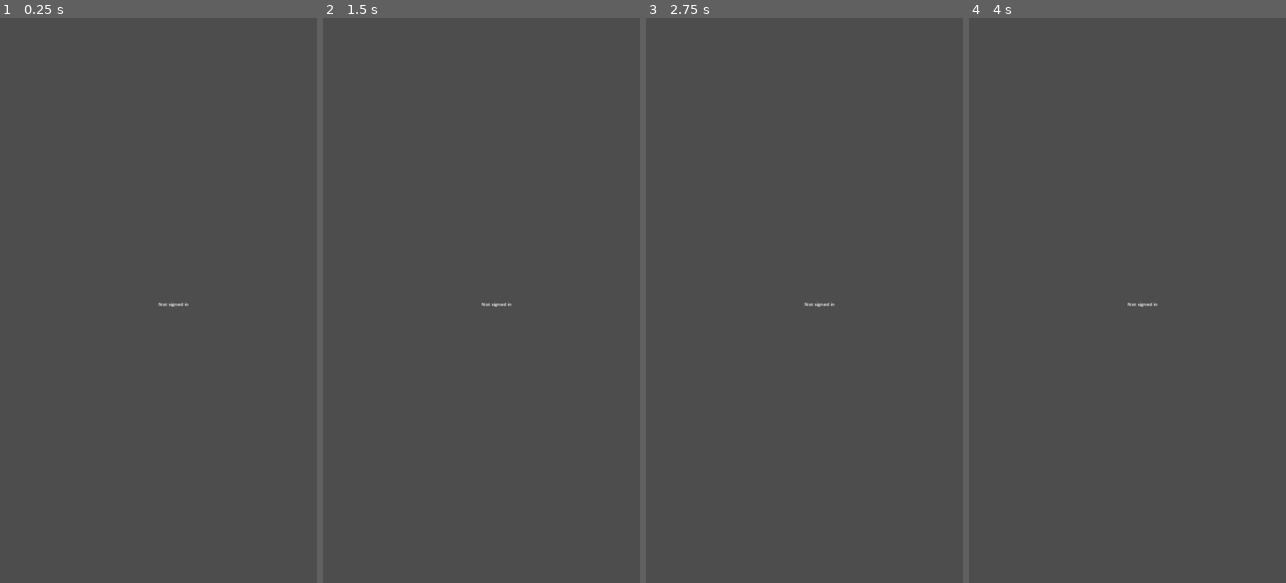
Above: before the commit, frames 1-4 (left to right).
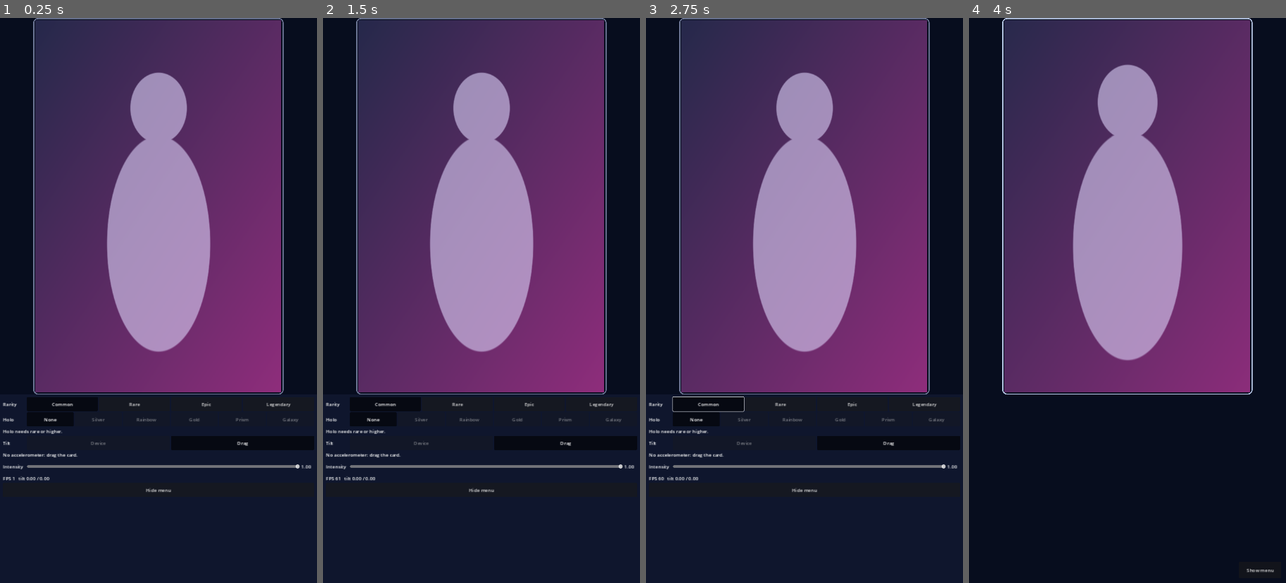
Above: after the commit, the same moments.

Repository: MidnightVisitor69/Midnight-Visitor
Game: Godot game, scene res://scenes/main.tscn
Same seed, same stepped clock (60 frames per second), same inputs: the game is played once before the commit and once after it.
Inputs (mouse positions are in pixels of both pictures, inside the frame that each line leads up to):
- Up to frame 1 (0.25 s): no input
- Up to frame 2 (1.5 s): click (481, 492) at 0.5 s, where only the run after the commit has a clickable "Hide menu"; click (614, 571) at 1.25 s, where only the run after the commit has a clickable "Show menu"
- Up to frame 3 (2.75 s): click (709, 402) at 2 s, where only the run after the commit has a clickable "Common"
- Up to frame 4 (4 s): click (1102, 402) at 2.75 s, where only the run after the commit has a clickable "Rare"; click (1127, 481) at 3.5 s, where only the run after the commit has a clickable "Hide menu"

The runs differ from the first frame. In frame 1, 100% of the frame differs, in the area x 0-100%, y 0-100%; in frame 2, 100%; in frame 3, 100%; in frame 4, 100%.

Commit message:
T-003: holo test scene + debug menu behind dev flag

Diff:
--- /dev/null
+++ b/client/scenes/dev/holo_test.tscn
@@ -0,0 +1,10 @@
+[gd_scene load_steps=2 format=3]
+
+[ext_resource type="Script" path="res://scripts/dev/holo_test.gd" id="1"]
+
+[node name="HoloTest" type="Control"]
+layout_mode = 3
+anchors_preset = 15
+anchor_right = 1.0
+anchor_bottom = 1.0
+script = ExtResource("1")
--- /dev/null
+++ b/client/scripts/dev/dev_flags.gd
@@ -0,0 +1,9 @@
+extends RefCounted
+## Dev-only switches. This file must be flipped back before a release: the holo
+## test bench is a developer tool, not a game screen, and must never ship
+## enabled (AGENTS.md next task 2, .task.md). Kept as plain consts so a test can
+## read the routing decision without swapping scenes.
+
+
+## Boot straight into the holo test scene instead of the normal main scene.
+const START_IN_HOLO_TEST := true
--- /dev/null
+++ b/client/scripts/dev/holo_test.gd
@@ -0,0 +1,469 @@
+extends Control
+## Dev-only holo test bench (AGENTS.md next task 2): one placeholder CardView
+## plus a plain debug menu to switch rarity, foil variant, tilt source and foil
+## intensity. Stock Godot controls on purpose: design tokens do not exist yet
+## (AGENTS.md next task 3) and this screen must never ship enabled
+## (gate: DevFlags.START_IN_HOLO_TEST).
+##
+## State lives here and nowhere else; every control writes through one set_
+## method, which keeps the menu and the CardView from disagreeing.
+
+const CardViewScene := preload("res://scenes/card/card_view.tscn")
+
+const RARITIES: Array[String] = ["common", "rare", "epic", "legendary"]
+const TILT_SOURCES: Array[String] = ["device", "drag"]
+## Android's minimum tap target; the menu lives in the thumb zone.
+const MIN_TAP_DP := 48
+## Card fills ~80% of the phone width, portrait 2:3.
+const CARD_WIDTH_FRACTION := 0.8
+const CARD_ASPECT := 1.5
+## Menu occupies the bottom third of the screen.
+const MENU_TOP := 2.0 / 3.0
+
+const BG_COLOR := Color(0.03, 0.05, 0.12)
+const MENU_COLOR := Color(0.06, 0.09, 0.18, 0.94)
+
+# --- state -----------------------------------------------------------------
+
+var rarity := "common"
+var variant := "none"
+var tilt_source := "drag"
+var intensity := 1.0
+var menu_visible := true
+
+var _art: Dictionary = {}
+var _card: CardView
+var _menu: PanelContainer
+var _show_button: Button
+var _slider: HSlider
+var _int_value: Label
+var _note_holo: Label
+var _note_tilt: Label
+var _readout: Label
+var _rarity_buttons: Dictionary = {}
+var _holo_buttons: Dictionary = {}
+var _tilt_buttons: Dictionary = {}
+var _controls: Array[Control] = []
+
+var _built := false
+var _dragging := false
+var _drag_accum := Vector2.ZERO
+var _drag_target := Vector2.ZERO
+var _drag_tilt := Vector2.ZERO
+
+## Placeholder textures are expensive to draw; one cache shared by every
+## instance (the screenshot run and each test build the bench).
+static var _art_cache: Dictionary = {}
+
+
+# --- pure rules ------------------------------------------------------------
+
+## Variants the rarity may show. Commons only get "none" (AGENTS.md holo rule).
+static func allowed_variants(p_rarity: String) -> PackedStringArray:
+	if p_rarity == "common":
+		return PackedStringArray(["none"])
+	return PackedStringArray(HoloVariants.VARIANTS)
+
+
+## Drive tilt from the accelerometer only when there is one.
+static func has_accelerometer() -> bool:
+	return OS.has_feature("mobile")
+
+
+static func _placeholder_art() -> Dictionary:
+	if _art_cache.is_empty():
+		_art_cache = PlaceholderArt.build()
+	return _art_cache
+
+
+func _ready() -> void:
+	_ensure_built()
+
+
+# --- one method per control ------------------------------------------------
+
+func set_rarity(p_rarity: String) -> void:
+	_ensure_built()
+	rarity = p_rarity
+	# Commons cannot hold a foil, so drop any held variant before drawing.
+	if not allowed_variants(rarity).has(variant):
+		variant = "none"
+	_card.set_card(rarity, _art)
+	_card.set_variant(variant)
+	_apply_intensity()
+	_sync_all_rows()
+
+
+func set_variant(p_variant: String) -> void:
+	_ensure_built()
+	variant = p_variant if allowed_variants(rarity).has(p_variant) else "none"
+	_card.set_variant(variant)
+	_apply_intensity()
+	_sync_all_rows()
+
+
+func set_tilt_source(p_source: String) -> void:
+	_ensure_built()
+	# "device" needs an accelerometer; fall back to drag instead of lying.
+	tilt_source = p_source if p_source in TILT_SOURCES else "drag"
+	if tilt_source == "device" and not has_accelerometer():
+		tilt_source = "drag"
+	_apply_tilt_source()
+	_sync_all_rows()
+
+
+func set_intensity(p_value: float) -> void:
+	_ensure_built()
+	intensity = clampf(p_value, 0.0, 1.0)
+	_apply_intensity()
+	_sync_intensity()
+
+
+func set_menu_visible(p_visible: bool) -> void:
+	_ensure_built()
+	menu_visible = p_visible
+	_menu.visible = menu_visible
+	_show_button.visible = not menu_visible
+
+
+# --- readouts ---------------------------------------------------------------
+
+## Every interactive control in the debug menu (used by the tap-target test).
+func menu_controls() -> Array[Control]:
+	_ensure_built()
+	return _controls
+
+
+## True when the sensor option is greyed out because there is no accelerometer.
+func device_option_disabled() -> bool:
+	_ensure_built()
+	return (_tilt_buttons["device"] as Button).disabled
+
+
+## True when the "no accelerometer" note is on screen.
+func tilt_note_shown() -> bool:
+	_ensure_built()
+	return _note_tilt.visible
+
+
+## The foil material the CardView is currently using, or null.
+func holo_material() -> ShaderMaterial:
+	if _card == null:
+		return null
+	var path := _card.holo_shader_path()
+	if path == "":
+		return null
+	var art_root := _card.get_child(0)
+	if art_root == null:
+		return null
+	for child in art_root.get_children():
+		if child is ColorRect:
+			var mat := (child as ColorRect).material as ShaderMaterial
+			if mat != null and mat.shader != null and mat.shader.resource_path == path:
+				return mat
+	return null
+
+
+## Tilt the card is actually showing (override in drag mode, sensor otherwise).
+func current_tilt() -> Vector2:
+	if _card == null:
+		return Vector2.ZERO
+	if _card.use_tilt_override:
+		return _card.tilt_override
+	var node := _card.get_node_or_null("TiltInput")
+	if node is TiltInput:
+		return (node as TiltInput).tilt
+	return Vector2.ZERO
+
+
+# --- construction -----------------------------------------------------------
+
+func _ensure_built() -> void:
+	if _built:
+		return
+	_built = true
+	mouse_filter = Control.MOUSE_FILTER_STOP
+	# Default to the sensor where there is one; drag is the desktop fallback.
+	if has_accelerometer():
+		tilt_source = "device"
+
+	var bg := ColorRect.new()
+	bg.color = BG_COLOR
+	bg.set_anchors_preset(Control.PRESET_FULL_RECT)
+	bg.mouse_filter = Control.MOUSE_FILTER_IGNORE
+	add_child(bg)
+
+	_art = _placeholder_art()
+	_card = CardViewScene.instantiate()
+	_card.name = "CardView"
+	add_child(_card)
+	_card.set_card(rarity, _art)
+	_card.set_variant(variant)
+
+	_menu = _build_menu()
+	add_child(_menu)
+
+	_show_button = _make_button("Show menu")
+	_show_button.name = "ShowButton"
+	_show_button.set_anchors_preset(Control.PRESET_BOTTOM_RIGHT)
+	_show_button.offset_left = -160.0
+	_show_button.offset_top = -72.0
+	_show_button.offset_right = -16.0
+	_show_button.offset_bottom = -16.0
+	_show_button.visible = false
+	_show_button.pressed.connect(func() -> void: set_menu_visible(true))
+	add_child(_show_button)
+
+	resized.connect(_layout)
+	_apply_tilt_source()
+	_apply_intensity()
+	_sync_all_rows()
+	_layout()
+
+
+func _build_menu() -> PanelContainer:
+	var menu := PanelContainer.new()
+	menu.name = "DebugMenu"
+	menu.anchor_left = 0.0
+	menu.anchor_top = MENU_TOP
+	menu.anchor_right = 1.0
+	menu.anchor_bottom = 1.0
+	var style := StyleBoxFlat.new()
+	style.bg_color = MENU_COLOR
+	style.content_margin_left = 10.0
+	style.content_margin_right = 10.0
+	style.content_margin_top = 8.0
+	style.content_margin_bottom = 8.0
+	menu.add_theme_stylebox_override("panel", style)
+
+	var col := VBoxContainer.new()
+	col.add_theme_constant_override("separation", 4)
+	menu.add_child(col)
+
+	var rarity_group := ButtonGroup.new()
+	var rarity_row := _row("Rarity")
+	col.add_child(rarity_row)
+	for r in RARITIES:
+		var b := _make_toggle(r.capitalize(), rarity_group)
+		b.pressed.connect(func() -> void: set_rarity(r))
+		rarity_row.add_child(b)
+		_rarity_buttons[r] = b
+
+	var holo_group := ButtonGroup.new()
+	var holo_row := _row("Holo")
+	col.add_child(holo_row)
+	for v in HoloVariants.VARIANTS:
+		var b := _make_toggle(v.capitalize(), holo_group)
+		b.pressed.connect(func() -> void: set_variant(v))
+		holo_row.add_child(b)
+		_holo_buttons[v] = b
+
+	_note_holo = _make_note("Holo needs rare or higher.")
+	col.add_child(_note_holo)
+
+	var tilt_group := ButtonGroup.new()
+	var tilt_row := _row("Tilt")
+	col.add_child(tilt_row)
+	for s in TILT_SOURCES:
+		var b := _make_toggle(s.capitalize(), tilt_group)
+		b.pressed.connect(func() -> void: set_tilt_source(s))
+		tilt_row.add_child(b)
+		_tilt_buttons[s] = b
+
+	_note_tilt = _make_note("No accelerometer: drag the card.")
+	col.add_child(_note_tilt)
+
+	var int_row := _row("Intensity")
+	col.add_child(int_row)
+	_slider = HSlider.new()
+	_slider.min_value = 0.0
+	_slider.max_value = 1.0
+	_slider.step = 0.01
+	_slider.value = intensity
+	_slider.custom_minimum_size = Vector2(0.0, MIN_TAP_DP)
+	_slider.size_flags_horizontal = Control.SIZE_EXPAND_FILL
+	_slider.size_flags_vertical = Control.SIZE_SHRINK_CENTER
+	_slider.value_changed.connect(func(v: float) -> void: set_intensity(v))
+	int_row.add_child(_slider)
+	_controls.append(_slider)
+	_int_value = _make_note("1.00")
+	_int_value.custom_minimum_size.x = 44.0
+	int_row.add_child(_int_value)
+
+	_readout = _make_note("FPS 0   tilt 0.00 / 0.00")
+	col.add_child(_readout)
+
+	var hide := _make_button("Hide menu")
+	hide.pressed.connect(func() -> void: set_menu_visible(false))
+	col.add_child(hide)
+	return menu
+
+
+func _row(p_label: String) -> HBoxContainer:
+	var row := HBoxContainer.new()
+	row.add_theme_constant_override("separation", 4)
+	var label := Label.new()
+	label.text = p_label
+	label.custom_minimum_size.x = 78.0
+	label.vertical_alignment = VERTICAL_ALIGNMENT_CENTER
+	row.add_child(label)
+	return row
+
+
+func _make_toggle(p_text: String, p_group: ButtonGroup) -> Button:
+	var b := _make_button(p_text)
+	b.toggle_mode = true
+	b.button_group = p_group
+	b.size_flags_horizontal = Control.SIZE_EXPAND_FILL
+	return b
+
+
+func _make_button(p_text: String) -> Button:
+	var b := Button.new()
+	b.text = p_text
+	b.custom_minimum_size = Vector2(0.0, MIN_TAP_DP)
+	_controls.append(b)
+	return b
+
+
+func _make_note(p_text: String) -> Label:
+	var label := Label.new()
+	label.text = p_text
+	label.autowrap_mode = TextServer.AUTOWRAP_WORD_SMART
+	return label
+
+
+# --- application ------------------------------------------------------------
+
+func _apply_tilt_source() -> void:
+	if _card == null:
+		return
+	# PASS so a tap on the card can still reach the bench in either mode.
+	_card.mouse_filter = Control.MOUSE_FILTER_PASS
+	if tilt_source == "device":
+		_card.use_tilt_override = false
+	else:
+		_card.use_tilt_override = true
+		_card.tilt_override = _drag_tilt
+
+
+func _apply_intensity() -> void:
+	var mat := holo_material()
+	if mat != null:
+		mat.set_shader_parameter("intensity", intensity)
+
+
+func _sync_all_rows() -> void:
+	for r in _rarity_buttons:
+		(_rarity_buttons[r] as Button).button_pressed = (r == rarity)
+	var allowed := allowed_variants(rarity)
+	for v in _holo_buttons:
+		var b := _holo_buttons[v] as Button
+		b.disabled = not allowed.has(v)
+		b.button_pressed = (v == variant)
+	_note_holo.visible = rarity == "common"
+	for s in _tilt_buttons:
+		var b := _tilt_buttons[s] as Button
+		b.disabled = s == "device" and not has_accelerometer()
+		b.button_pressed = s == tilt_source
+	_note_tilt.visible = not has_accelerometer()
+	_sync_intensity()
+
+
+func _sync_intensity() -> void:
+	if _slider == null:
+		return
+	_slider.set_value_no_signal(intensity)
+	_int_value.text = "%.2f" % intensity
+
+
+func _layout() -> void:
+	if _card == null:
+		return
+	var extents := size
+	if extents.x <= 0.0 or extents.y <= 0.0:
+		extents = Vector2(
+			ProjectSettings.get_setting("display/window/size/viewport_width", 1080),
+			ProjectSettings.get_setting("display/window/size/viewport_height", 1920))
+	# Card sits in the top two thirds; the menu owns the rest.
+	var region := Vector2(extents.x, extents.y * MENU_TOP)
+	var w := region.x * CARD_WIDTH_FRACTION
+	var h := w * CARD_ASPECT
+	if h > region.y:
+		h = region.y
+		w = h / CARD_ASPECT
+	_card.size = Vector2(w, h)
+	_card.position = (region - _card.size) * 0.5
+
+
+# --- input ------------------------------------------------------------------
+
+func _process(delta: float) -> void:
+	if _card != null and tilt_source == "drag":
+		_drag_tilt = TiltInput.damp(_drag_tilt, _drag_target, TiltInput.DEFAULT_DAMP_RATE, delta)
+		_card.tilt_override = _drag_tilt
+	if _readout != null:
+		var t := current_tilt()
+		_readout.text = "FPS %d   tilt %.2f / %.2f" % [
+			Engine.get_frames_per_second(), t.x, t.y]
+
+
+func _gui_input(event: InputEvent) -> void:
+	if event is InputEventMouseButton:
+		_handle_press((event as InputEventMouseButton).pressed)
+	elif event is InputEventScreenTouch:
+		_handle_press((event as InputEventScreenTouch).pressed)
+	elif event is InputEventMouseMotion:
+		_handle_drag((event as InputEventMouseMotion).relative)
+	elif event is InputEventScreenDrag:
+		_handle_drag((event as InputEventScreenDrag).relative)
+
+
+func _handle_press(p_pressed: bool) -> void:
+	if p_pressed:
+		if not menu_visible:
+			set_menu_visible(true)
+			accept_event()
+			return
+		if tilt_source == "drag":
+			_dragging = true
+			_drag_accum = Vector2.ZERO
+			accept_event()
+	else:
+		_dragging = false
+		_drag_accum = Vector2.ZERO
+		_drag_target = Vector2.ZERO
+
+
+func _handle_drag(p_relative: Vector2) -> void:
+	if tilt_source != "drag" or not _dragging:
+		return
+	_drag_accum += p_relative
+	_drag_target = TiltInput.drag_to_tilt(_drag_accum)
+	accept_event()
+
+
+# --- screenshots ------------------------------------------------------------
+
+func screenshot_count() -> int:
+	return 3
+
+
+func screenshot_setup(i: int) -> String:
+	_ensure_built()
+	match i:
+		0:
+			set_rarity("epic")
+			set_variant("galaxy")
+			set_menu_visible(true)
+			return "epic_galaxy_menu"
+		1:
+			set_rarity("legendary")
+			set_variant("gold")
+			set_menu_visible(false)
+			return "legendary_gold_no_menu"
+		_:
+			set_rarity("common")
+			set_variant("none")
+			set_menu_visible(true)
+			return "common_none_holo_disabled"
--- a/client/scripts/main.gd
+++ b/client/scripts/main.gd
@@ -2,10 +2,28 @@
 ## Connectivity smoke test only. Real screens come from approved Figma designs
 ## (AGENTS.md: never invent screens in code).
 
+const DevFlags := preload("res://scripts/dev/dev_flags.gd")
+
+const MAIN_SCENE := "res://scenes/main.tscn"
+const HOLO_TEST_SCENE := "res://scenes/dev/holo_test.tscn"
+
 var _label: Label
 
 
+## Pure routing decision so a test can check it without swapping scenes.
+static func scene_for_flag(start_in_holo_test: bool) -> String:
+	return HOLO_TEST_SCENE if start_in_holo_test else MAIN_SCENE
+
+
+## The scene this build boots into, per DevFlags.
+func start_scene_path() -> String:
+	return scene_for_flag(DevFlags.START_IN_HOLO_TEST)
+
+
 func _ready() -> void:
+	if DevFlags.START_IN_HOLO_TEST:
+		get_tree().change_scene_to_file(HOLO_TEST_SCENE)
+		return
 	_label = Label.new()
 	_label.set_anchors_preset(Control.PRESET_CENTER)
 	add_child(_label)
--- /dev/null
+++ b/client/tests/test_holo_test.gd
@@ -0,0 +1,127 @@
+extends "res://tests/test_case.gd"
+## T-003: the holo test bench. What must never break: commons stay foil-free,
+## every menu control stays thumb-tappable, the foil slider actually reaches the
+## shader, and the dev flag alone routes the app into this dev screen.
+
+const HoloTestScript := preload("res://scripts/dev/holo_test.gd")
+const MainScript := preload("res://scripts/main.gd")
+const DevFlagsScript := preload("res://scripts/dev/dev_flags.gd")
+
+const HOLO_TEST_SCENE := "res://scenes/dev/holo_test.tscn"
+const MAIN_SCENE := "res://scenes/main.tscn"
+
+
+# --- allowed_variants -------------------------------------------------------
+
+func test_common_allows_none_only() -> void:
+	assert_eq(HoloTestScript.allowed_variants("common"), PackedStringArray(["none"]))
+
+
+func test_rare_and_up_allow_all_six() -> void:
+	# Written longhand so a registry change forces this test to be revisited.
+	var all_six := PackedStringArray(["none", "silver", "rainbow", "gold", "prism", "galaxy"])
+	for r in ["rare", "epic", "legendary"]:
+		assert_eq(HoloTestScript.allowed_variants(r), all_six, r)
+
+
+func test_variant_rejected_on_common_becomes_none() -> void:
+	var b := HoloTestScript.new()
+	b.set_variant("galaxy")
+	assert_eq(b.variant, "none", "common cannot hold a foil")
+	b.free()
+
+
+# --- rarity reset -----------------------------------------------------------
+
+func test_common_rarity_drops_held_variant() -> void:
+	var b := HoloTestScript.new()
+	b.set_rarity("epic")
+	b.set_variant("prism")
+	assert_eq(b.variant, "prism", "epic keeps prism")
+	b.set_rarity("common")
+	assert_eq(b.variant, "none", "switching to common must drop the foil")
+	b.free()
+
+
+# --- tap targets ------------------------------------------------------------
+
+func test_menu_controls_are_at_least_48dp() -> void:
+	var b := HoloTestScript.new()
+	var controls := b.menu_controls()
+	assert_true(controls.size() >= 10, "menu must expose its controls: %d" % controls.size())
+	for c in controls:
+		var h := maxf(c.custom_minimum_size.y, c.size.y)
+		assert_true(h >= 48.0, "%s must be >= 48dp tall, got %.1f" % [c.name, h])
+	b.free()
+
+
+# --- tilt source ------------------------------------------------------------
+
+func test_device_option_is_greyed_out_without_accelerometer() -> void:
+	if HoloTestScript.has_accelerometer():
+		return  # real phone: the dev reviews this by hand
+	var b := HoloTestScript.new()
+	assert_true(b.device_option_disabled(), "device button must be disabled")
+	assert_true(b.tilt_note_shown(), "must explain why device is disabled")
+	b.set_tilt_source("device")
+	assert_eq(b.tilt_source, "drag", "must fall back to drag without a sensor")
+	b.free()
+
+
+# --- foil intensity ---------------------------------------------------------
+
+func test_intensity_reaches_the_holo_uniform() -> void:
+	var b := HoloTestScript.new()
+	b.set_rarity("epic")
+	b.set_variant("galaxy")
+	b.set_intensity(0.25)
+	var mat: ShaderMaterial = b.holo_material()
+	assert_true(mat != null, "galaxy foil material must exist")
+	assert_almost(float(mat.get_shader_parameter("intensity")), 0.25, 0.001, "intensity")
+	b.free()
+
+
+# --- hide menu --------------------------------------------------------------
+
+func test_hide_menu_toggles_nodes() -> void:
+	var b := HoloTestScript.new()
+	b.menu_controls()  # force the UI to build without a SceneTree
+	var menu := b.get_node_or_null("DebugMenu") as Control
+	var show := b.get_node_or_null("ShowButton") as Control
+	assert_true(menu != null and show != null, "menu nodes must exist")
+	b.set_menu_visible(false)
+	assert_true(not menu.visible and show.visible, "hidden: menu gone, corner button up")
+	b.set_menu_visible(true)
+	assert_true(menu.visible and not show.visible, "shown: menu back, corner button hidden")
+	b.free()
+
+
+# --- dev routing ------------------------------------------------------------
+
+func test_start_in_holo_test_routes_to_holo_test() -> void:
+	var m := MainScript.new()
+	assert_eq(m.start_scene_path(), HOLO_TEST_SCENE)
+	m.free()
+
+
+func test_routing_function_covers_both_branches() -> void:
+	assert_eq(MainScript.scene_for_flag(true), HOLO_TEST_SCENE, "flag on")
+	assert_eq(MainScript.scene_for_flag(false), MAIN_SCENE, "flag off")
+
+
+func test_dev_flag_is_on_for_this_review() -> void:
+	assert_true(DevFlagsScript.START_IN_HOLO_TEST, "T-003 review needs the bench reachable")
+
+
+# --- screenshot states ------------------------------------------------------
+
+func test_screenshot_states_match_the_brief() -> void:
+	var b := HoloTestScript.new()
+	assert_eq(b.screenshot_count(), 3, "three shots")
+	b.screenshot_setup(0)
+	assert_eq([b.rarity, b.variant, b.menu_visible], ["epic", "galaxy", true], "shot 0")
+	b.screenshot_setup(1)
+	assert_eq([b.rarity, b.variant, b.menu_visible], ["legendary", "gold", false], "shot 1")
+	b.screenshot_setup(2)
+	assert_eq([b.rarity, b.variant, b.menu_visible], ["common", "none", true], "shot 2")
+	b.free()
Not shown, added: client/scripts/dev/dev_flags.gd.uid
Not shown, added: client/scripts/dev/holo_test.gd.uid
Not shown, added: client/tests/test_holo_test.gd.uid
